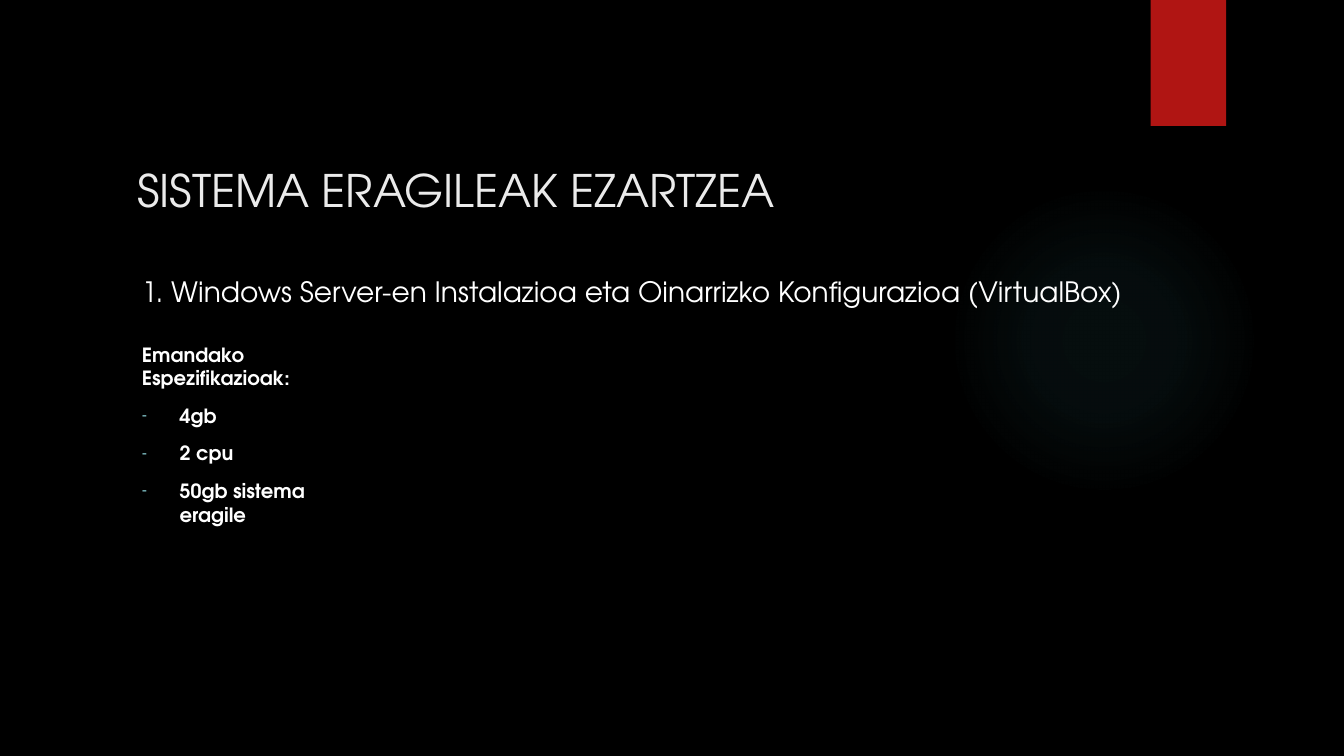
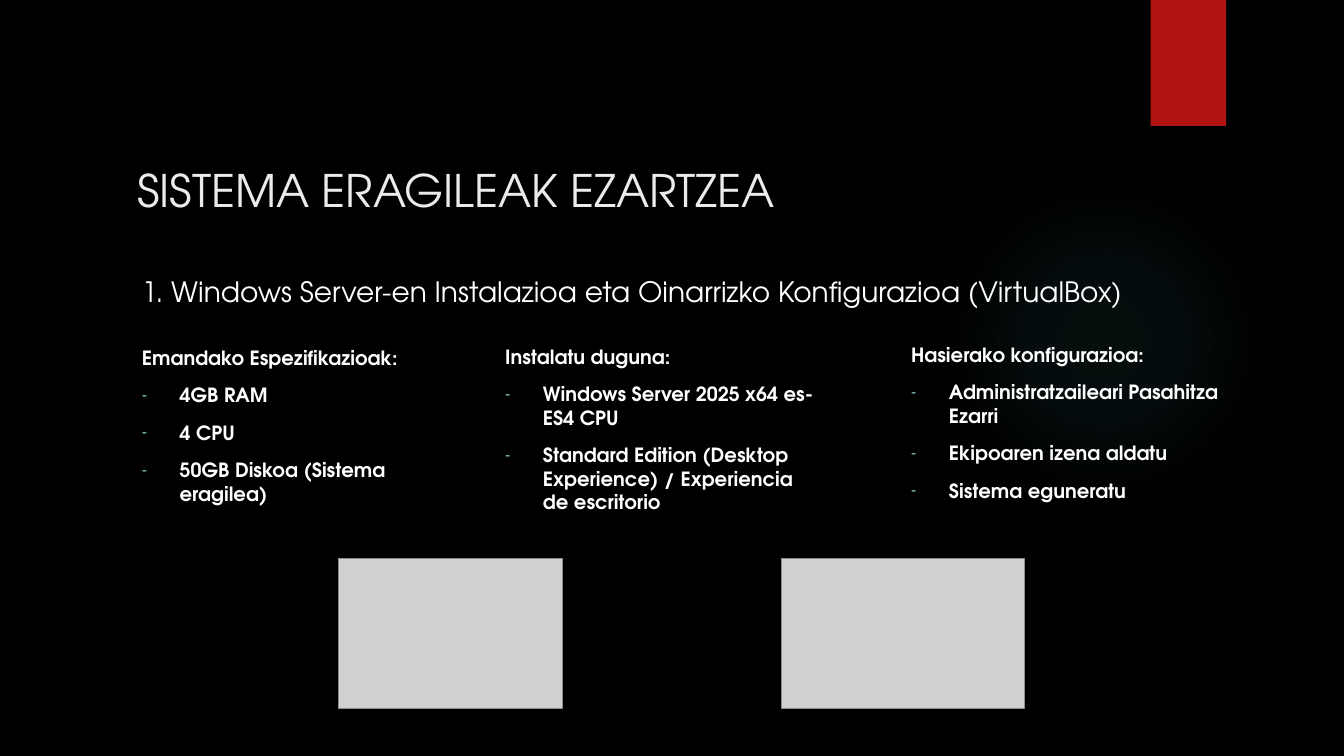
Before and after one commit to aldalurxabier-cmyk/1.-Erronka, a slide deck: slide 8 of Aurkezpena/1.Erronka Aurkezpena.pptx. Drawn at 1344x756 pixels with LibreOffice and Linux fonts; fonts in the diff are those of the drawing; grey boxes stand for pictures; background and template pictures are left out. Boxes give left, top, right and bottom in pixels: in the first picture for what was removed or moved away, otherwise in the second. Text is boxed around its words. In the diff, an @@ line names an element or a change of style, - is before the commit and + after.

```diff
--- a/Aurkezpena/1.Erronka Aurkezpena.pptx
+++ b/Aurkezpena/1.Erronka Aurkezpena.pptx
@@ text added at (505, 349, 813, 510), 14 pt, text #FFFFFF, bold @@
+Instalatu duguna:
+– Windows Server 2025 x64 es-ES4 CPU
+– Standard Edition (Desktop Experience) / Experiencia de escritorio
@@ text added at (911, 347, 1218, 503), 14 pt, text #FFFFFF, bold @@
+Hasierako konfigurazioa:
+– Administratzaileari Pasahitza Ezarri
+– Ekipoaren izena aldatu
+– Sistema eguneratu
@@ text at (180, 387, 386, 506): text changed @@
-– 4gb
-– 2 cpu
-– 50gb sistema eragile
+– 4GB RAM
+– 4 CPU
+– 50GB Diskoa (Sistema eragilea)
@@ picture added at (338, 559, 563, 708) @@
@@ picture added at (781, 559, 1024, 708) @@
```
Also in this commit, not shown: 5 other slides changed, 8 other files.
